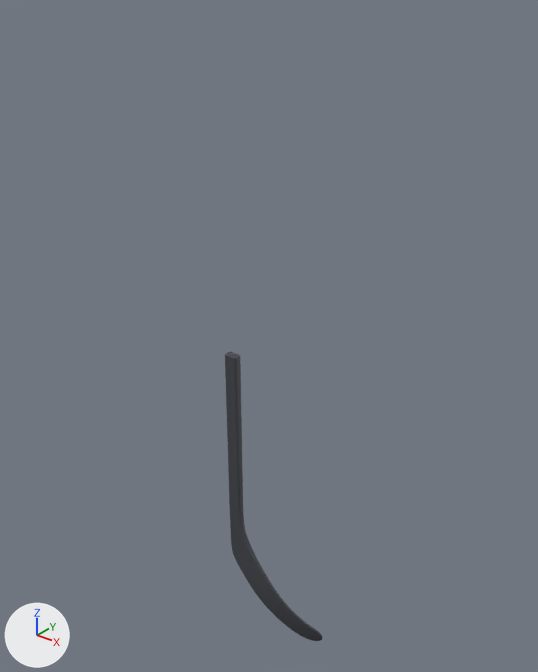
A saved change to the glTF model alle_curves/P29M-ST-LIE4_0.glb.
Camera for both pictures: a 50 mm camera at (769.0, -989.0, 1013.0) aimed at (-41.0, 24.0, 385.0). Every picture has the same lights, and +X, +Y and +Z are marked at lower left. The older version comes first.

The first picture shows 'geometry_0'.
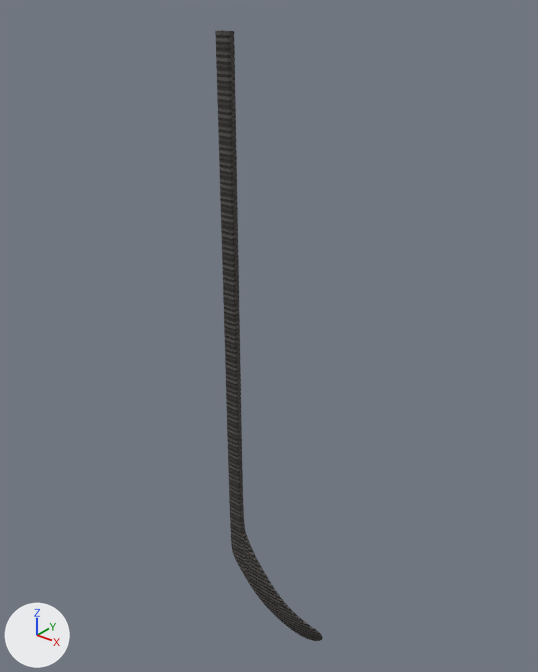
Location of each change, [x1, y1, x2, y2] in pixels of the pictures (538 x 672 px; the box of a moved part takes in the faces that stretch with it):
'geometry_0', reshaped (10% wider, 111% taller): before [225, 352, 323, 641]; after [215, 30, 323, 641]
part 1 of me_geometry_0, moved or reshaped: before [225, 352, 245, 532]; after [215, 30, 245, 532]

The change in detail:
me_geometry_0 is used by ob_geometry_0; location (0.0, 0.0, 0.0).
me_geometry_0 had 7513 vertices, 15000 faces and spanned x -114.0..114.0, y -28.0..28.0, z -342.0..342.0.
me_geometry_0 now has 7513 vertices, 15000 faces and spans x -114.0..114.0, y -28.0..28.0, z -342.0..930.0.
me_geometry_0 part 1: all 3522 vertices in x -114.0..-79.0, y -28.0..-9.0, z -78.0..342.0 are scaled about their middle by (1, 1, 2.4), then moved by (0.0, 0.0, 295.0).
